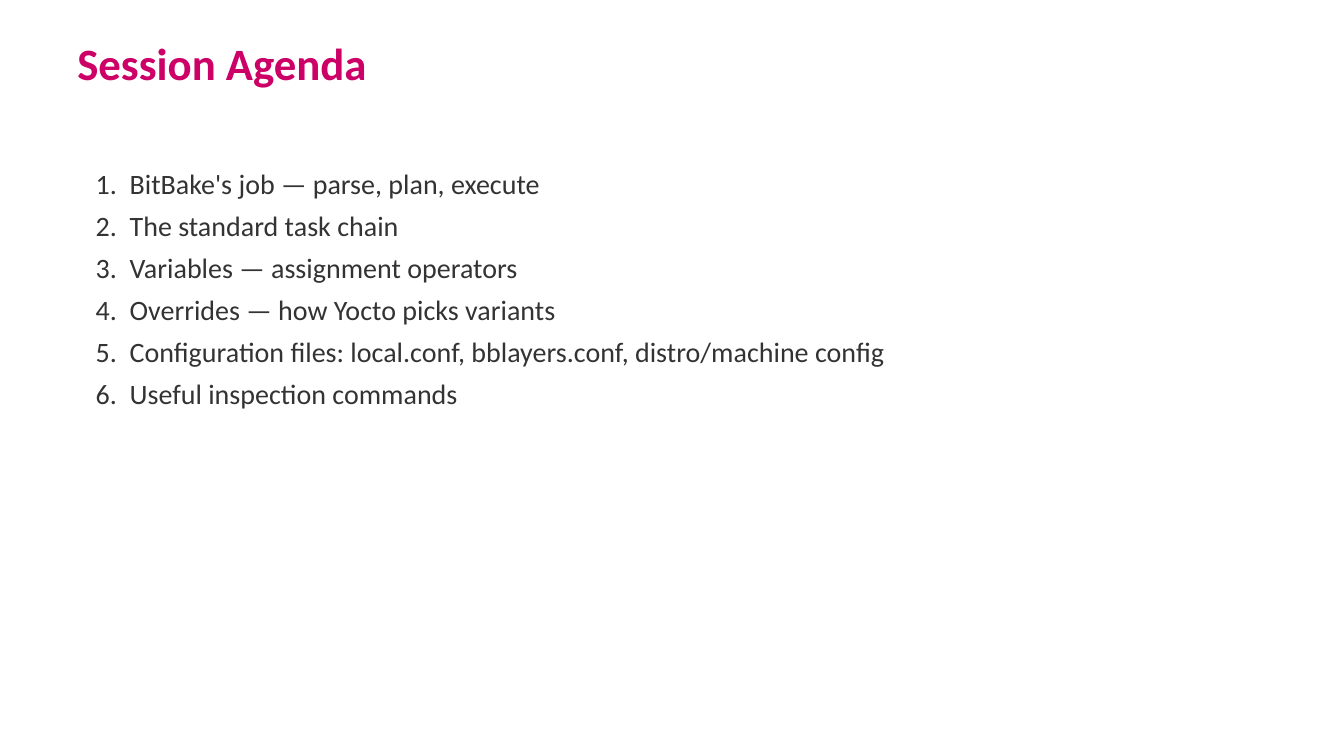
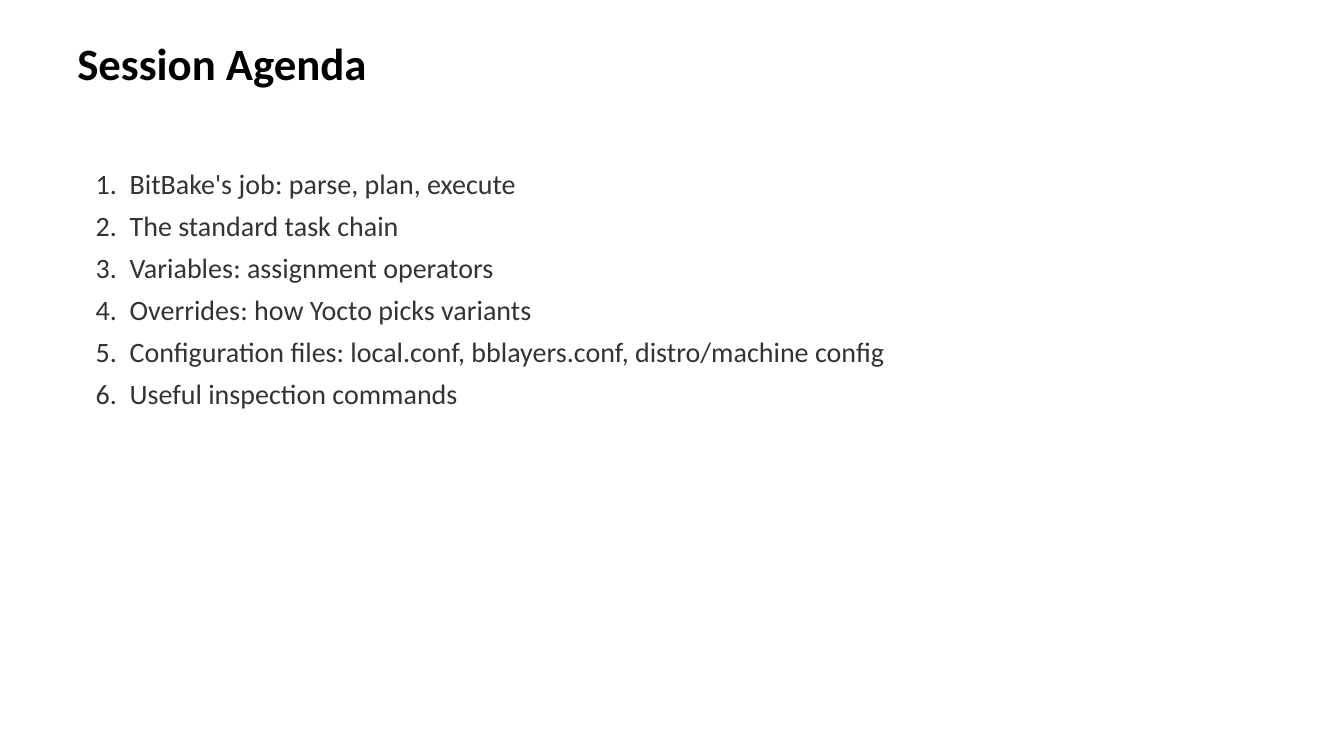
Before and after one commit to EmertxeInfoTech/Allegion-Training-Materials, a slide deck: slide 2 of yocto_training_all_session_decks/session_decks/D1S6_BitBake_Deep_Dive.pptx. Drawn at 1344x756 pixels with LibreOffice and Linux fonts; fonts in the diff are those of the drawing; background and template pictures are left out. Boxes give left, top, right and bottom in pixels: in the first picture for what was removed or moved away, otherwise in the second. Text is boxed around its words. In the diff, an @@ line names an element or a change of style, - is before the commit and + after.

```diff
--- a/yocto_training_all_session_decks/session_decks/D1S6_BitBake_Deep_Dive.pptx
+++ b/yocto_training_all_session_decks/session_decks/D1S6_BitBake_Deep_Dive.pptx
@@ title "Session Agenda" at bbox=[77, 48, 367, 88]: text colour #CC0066 to #000000 @@
@@ text at bbox=[96, 174, 516, 199]: text changed @@
-1. BitBake's job — parse, plan, execute
+1. BitBake's job: parse, plan, execute
@@ text at bbox=[96, 258, 531, 325]: text changed @@
-3. Variables — assignment operators
-4. Overrides — how Yocto picks variants
+3. Variables: assignment operators
+4. Overrides: how Yocto picks variants
```
Also in this commit, not shown: 7 other slides changed, 12 other files.
